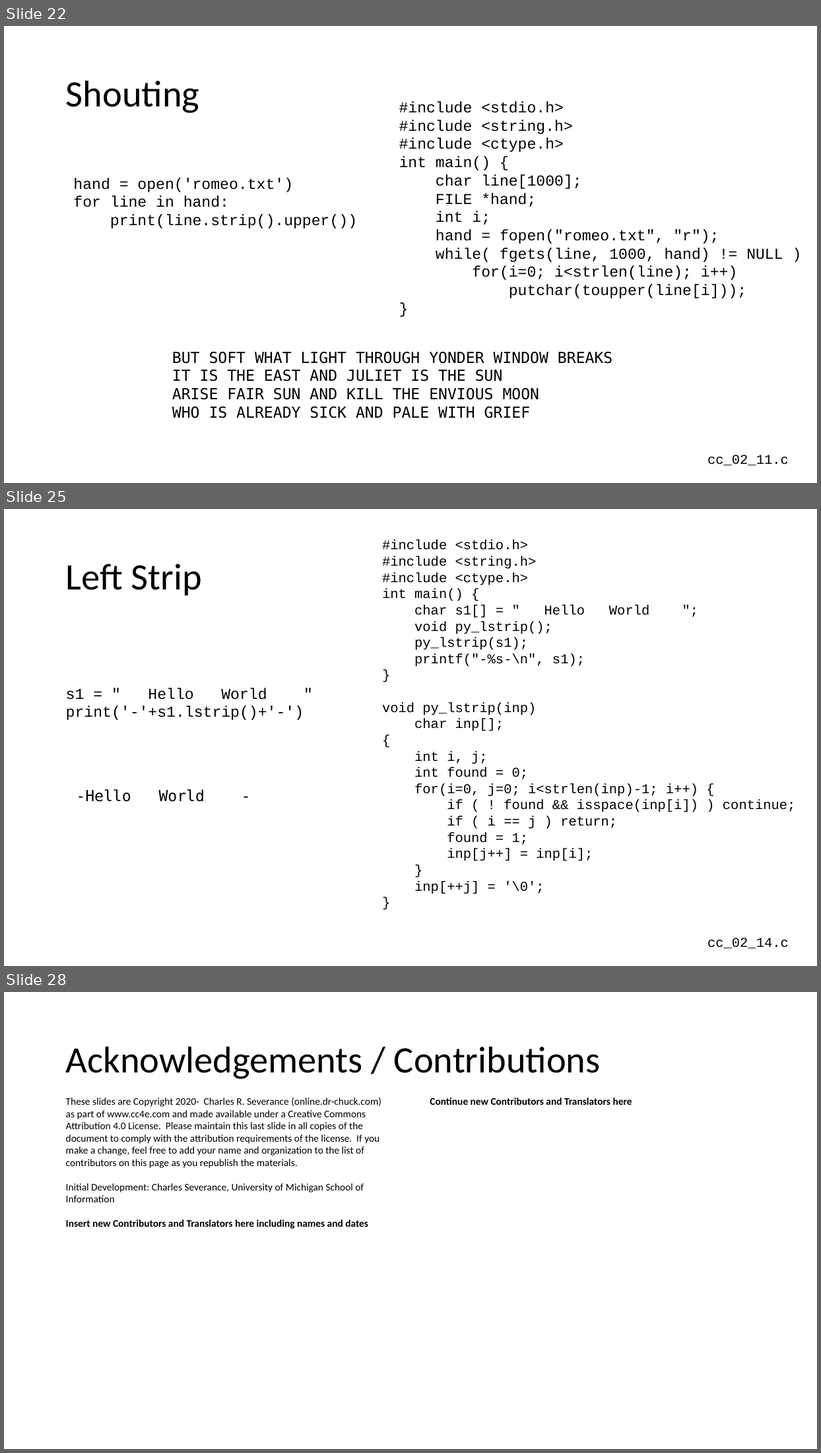
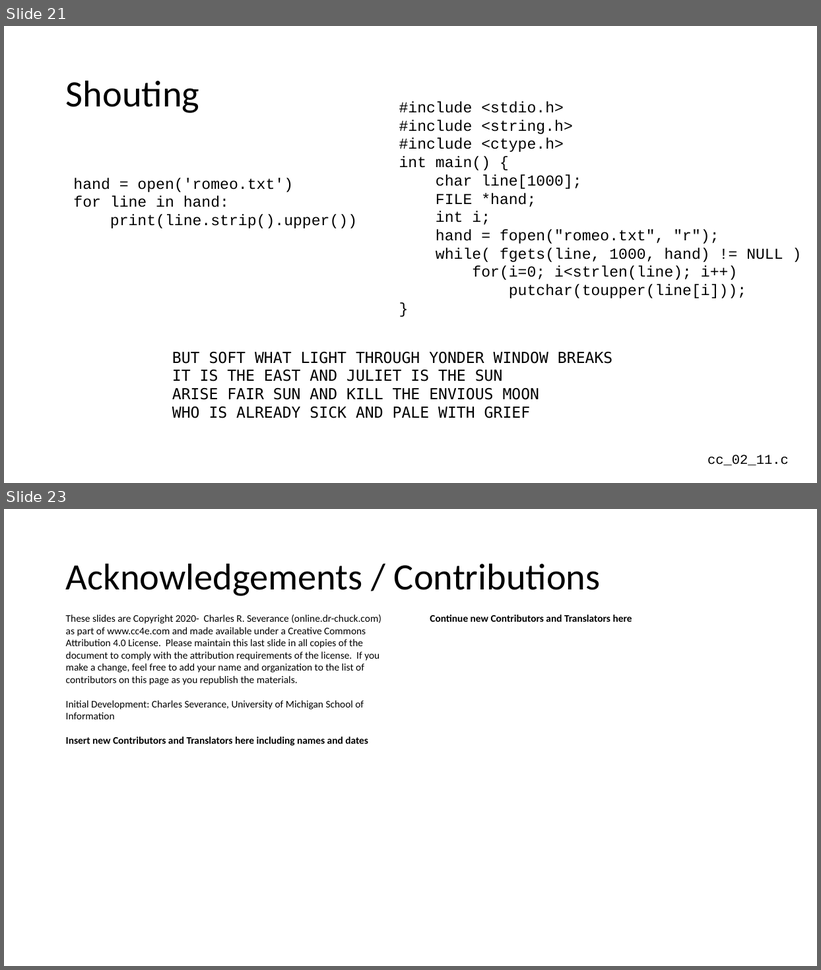
Before and after one commit to csev/cc4e, a slide deck: lectures/CC-02-Python.pptx. Shown one above the other, each under a label of ours: slides 22, 25 and 28 before the commit, slides 21 and 23 after it; the slides between them are not shown. The pictures are 821x1453 and 821x970 pixels, drawn with LibreOffice and Linux fonts; fonts in the diff are those of the drawing. Boxes give left, top, right and bottom in pixels: in the first picture for what was removed or moved away, otherwise in the second. Text is boxed around its words. In the diff, an @@ line names an element or a change of style, - is before the commit and + after.

```diff
--- a/lectures/CC-02-Python.pptx
+++ b/lectures/CC-02-Python.pptx
@@ slide 25 removed at box(4, 509, 817, 966), background #FFFFFF @@
@@ text removed at box(382, 540, 796, 894) @@
-#include <stdio.h>
-#include <string.h>
-#include <ctype.h>
-int main() {
-char s1[] = " Hello World ";
-void py_lstrip();
-py_lstrip(s1);
-printf("-%s-\n", s1);
-}
-void py_lstrip(inp)
-char inp[];
-{
-int i, j;
-int found = 0;
-for(i=0, j=0; i<strlen(inp)-1; i++) {
-if ( ! found && isspace(inp[i]) ) continue;
-if ( i == j ) return;
-found = 1;
-inp[j++] = inp[i];
-}
-inp[++j] = '\0';
-}
@@ title removed at box(66, 564, 202, 595) @@
-Left Strip
@@ text removed at box(66, 688, 304, 720) @@
-s1 = " Hello World "
-print('-'+s1.lstrip()+'-')
@@ text removed at box(76, 789, 205, 802) @@
--Hello World -
@@ text removed at box(708, 938, 789, 949) @@
-cc_02_14.c
@@ what was slide 22 is now slide 21 @@
@@ what was slide 28 is now slide 23 @@
```
Also in this commit, not shown: 2 slides changed, 4 other slides removed, 5 other files.
